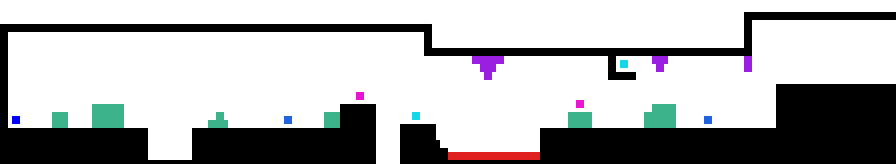
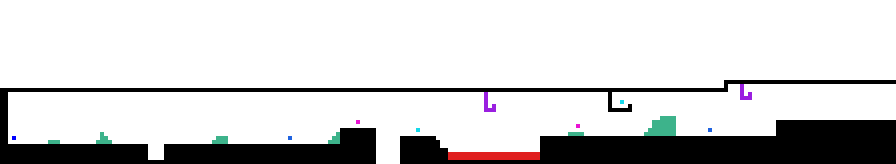
Layers edited between the first and the second 896px x 164px image:
added layer "Level 2 certo" above "Level 2" over bbox(0, 80, 896, 160)
hid "Level 2", opacity 100% → 44%, painted on it over bbox(0, 12, 896, 160)
